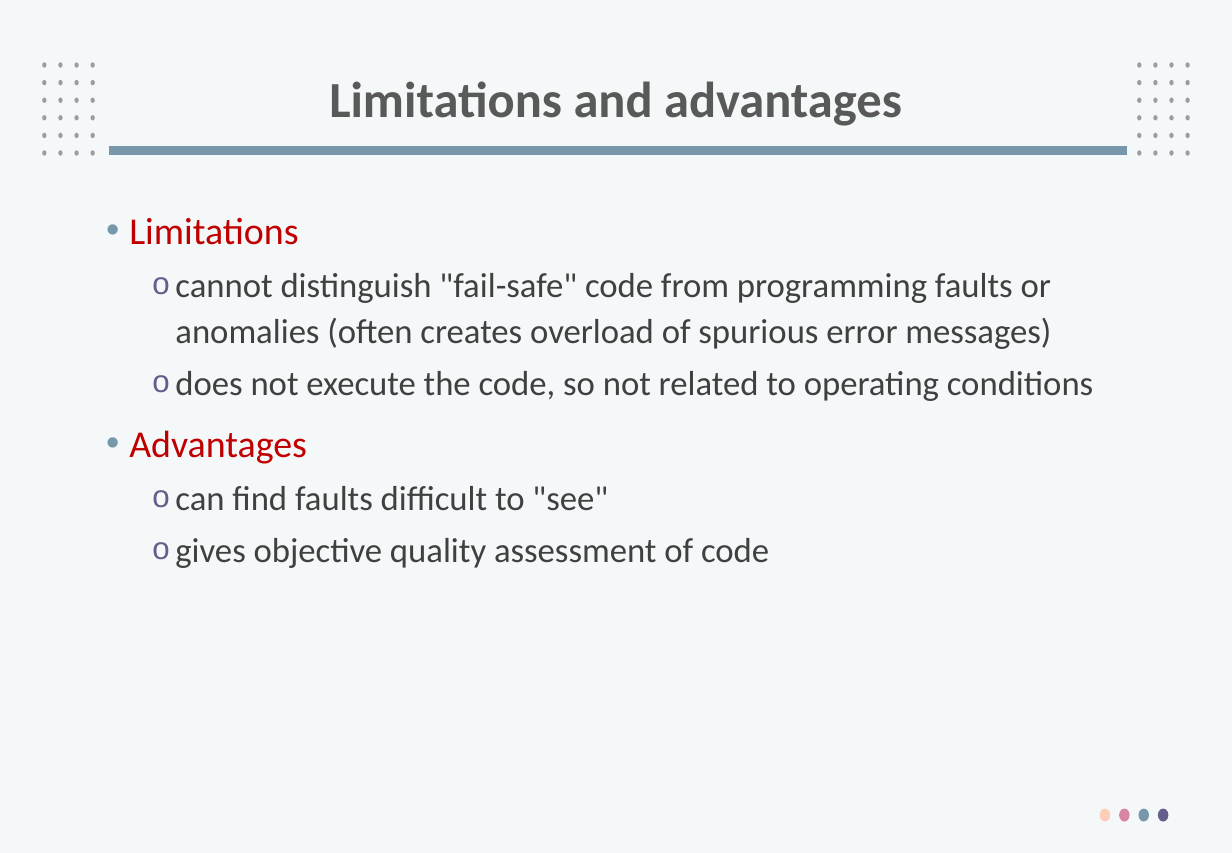
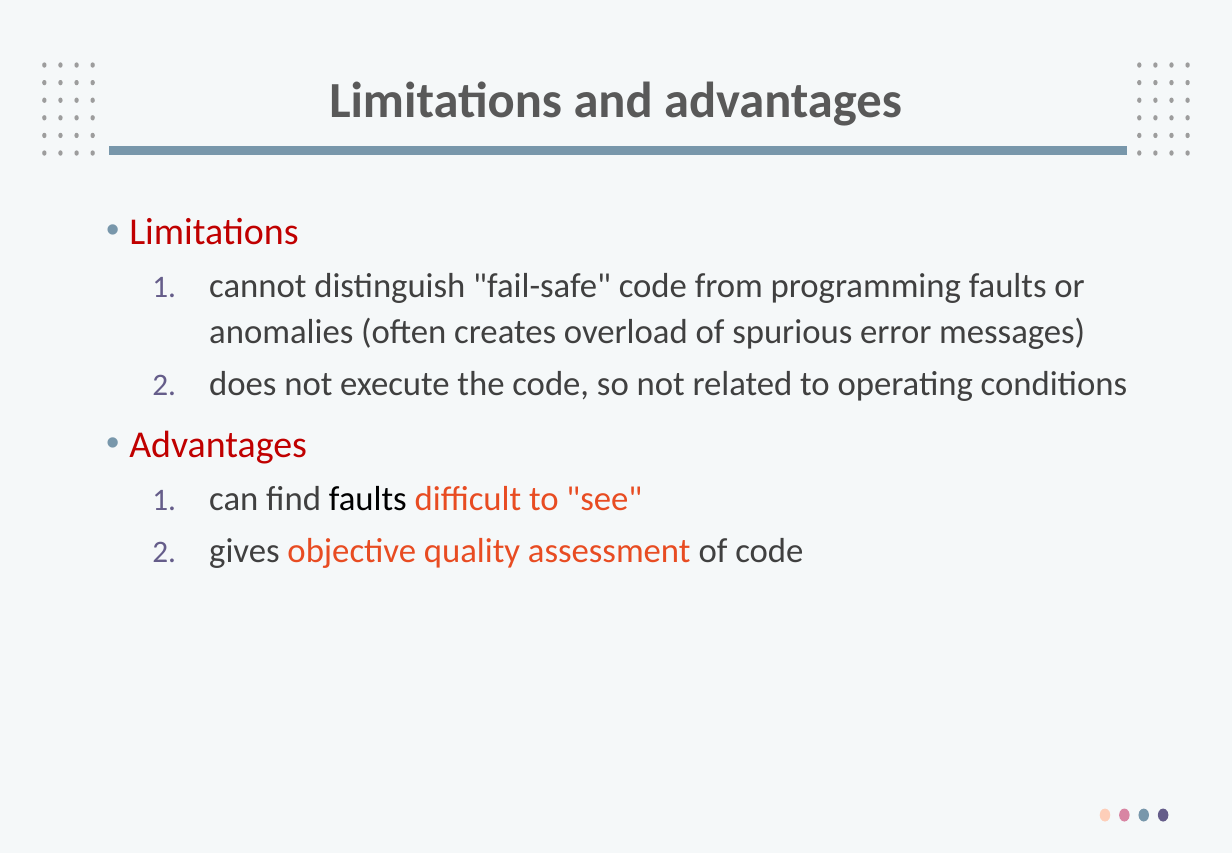
Before and after one commit to PhanManh2003/Specialization, a slide deck: slide 74 of 24_fall/SWT301/Slide 2018/SWT3_tim.pptx. Drawn at 1232x853 pixels with LibreOffice and Linux fonts; fonts in the diff are those of the drawing; background and template pictures are left out. Boxes give left, top, right and bottom in pixels: in the first picture for what was removed or moved away, otherwise in the second. Text is boxed around its words. In the diff, an @@ line names an element or a change of style, - is before the commit and + after.

```diff
--- a/24_fall/SWT301/Slide 2018/SWT3_tim.pptx
+++ b/24_fall/SWT301/Slide 2018/SWT3_tim.pptx
@@ text at <box>209,273,1127,568</box>: text colour #404040 to #000000 in "faults"; text colour #404040 to #E84C22 in "difficult to "see"", "objective quality assessment"; bullet o to 1. @@
```
Also in this commit, not shown: 30 other slides changed, 2 other files.
